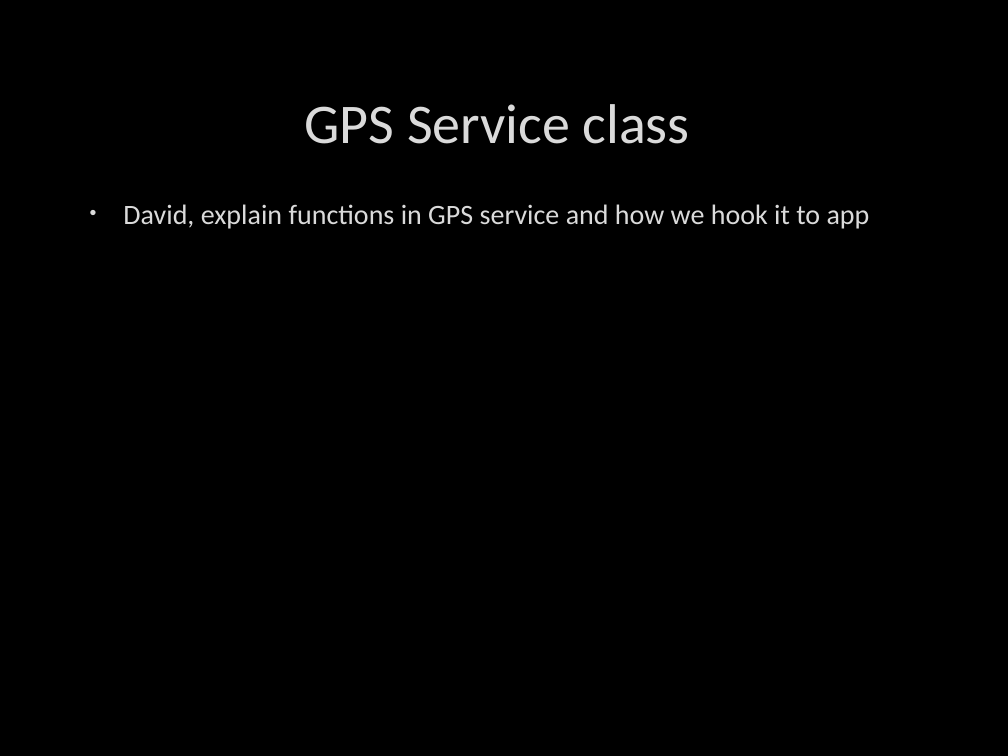
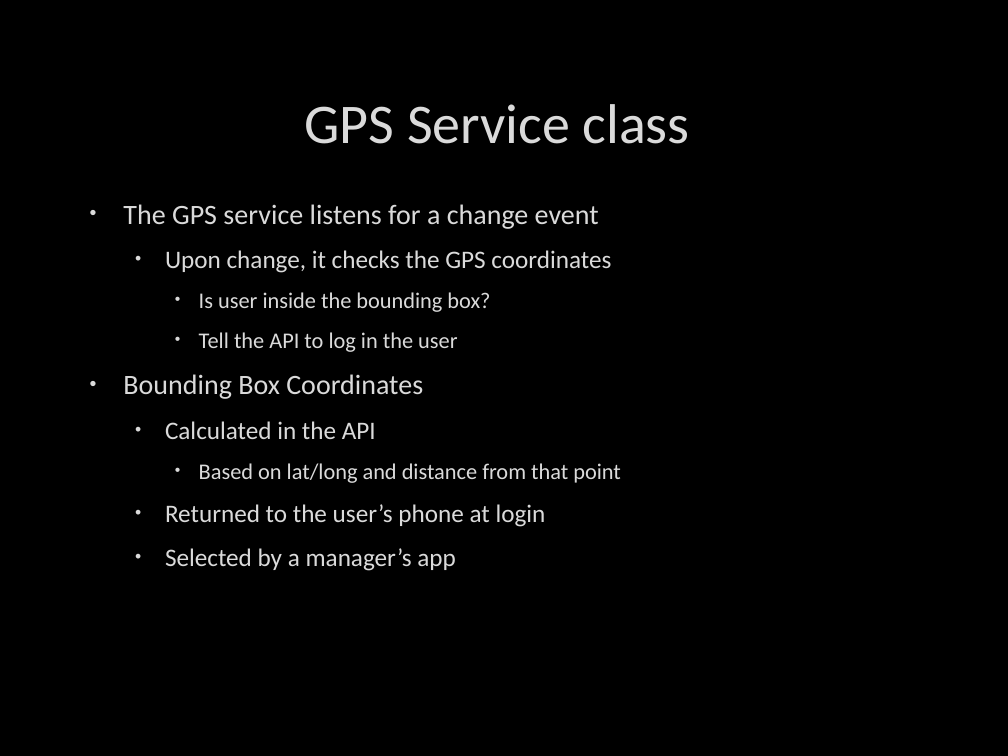
Before and after one commit to ddave2122/Group6, a slide deck: slide 10 of MobAppFinalPresent.pptx (slide 9 before the commit). Drawn at 1008x756 pixels with LibreOffice and Linux fonts; fonts in the diff are those of the drawing; background and template pictures are left out. Boxes give left, top, right and bottom in pixels: in the first picture for what was removed or moved away, otherwise in the second. Text is boxed around its words. In the diff, an @@ line names an element or a change of style, - is before the commit and + after.

```diff
--- a/MobAppFinalPresent.pptx
+++ b/MobAppFinalPresent.pptx
@@ text at [123,204,621,571]: text changed; size 20 to 18 pt @@
-• David, explain functions in GPS service and how we hook it to app
+• The GPS service listens for a change event
+  • Upon change, it checks the GPS coordinates
+    • Is user inside the bounding box?
+    • Tell the API to log in the user
+• Bounding Box Coordinates
+  • Calculated in the API
+    • Based on lat/long and distance from that point
+  • Returned to the user’s phone at login
+  • Selected by a manager’s app
```
Also in this commit, not shown: 3 other slides changed, 5 slides added, 3 slides removed, 5 other files.
